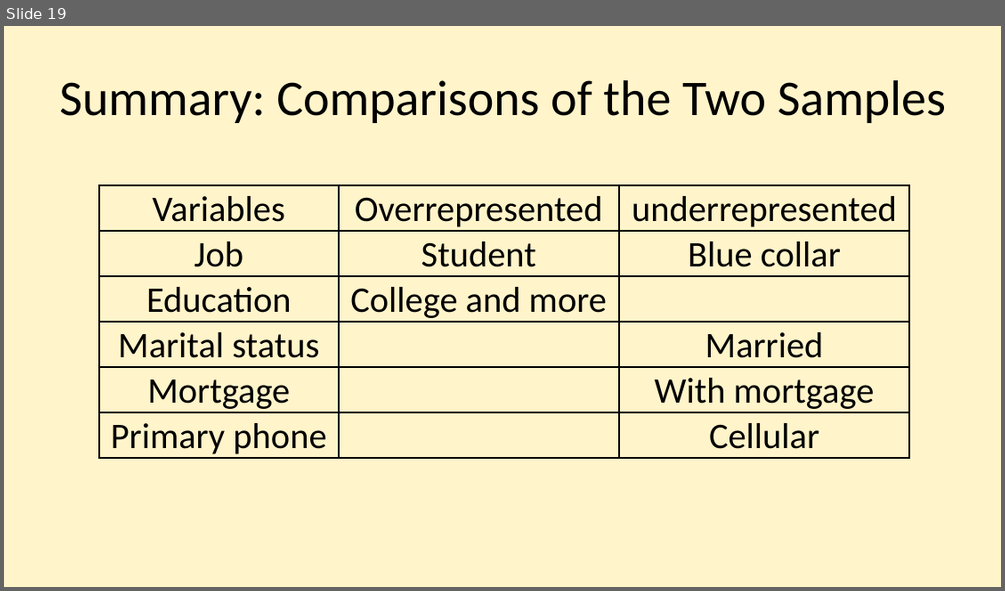
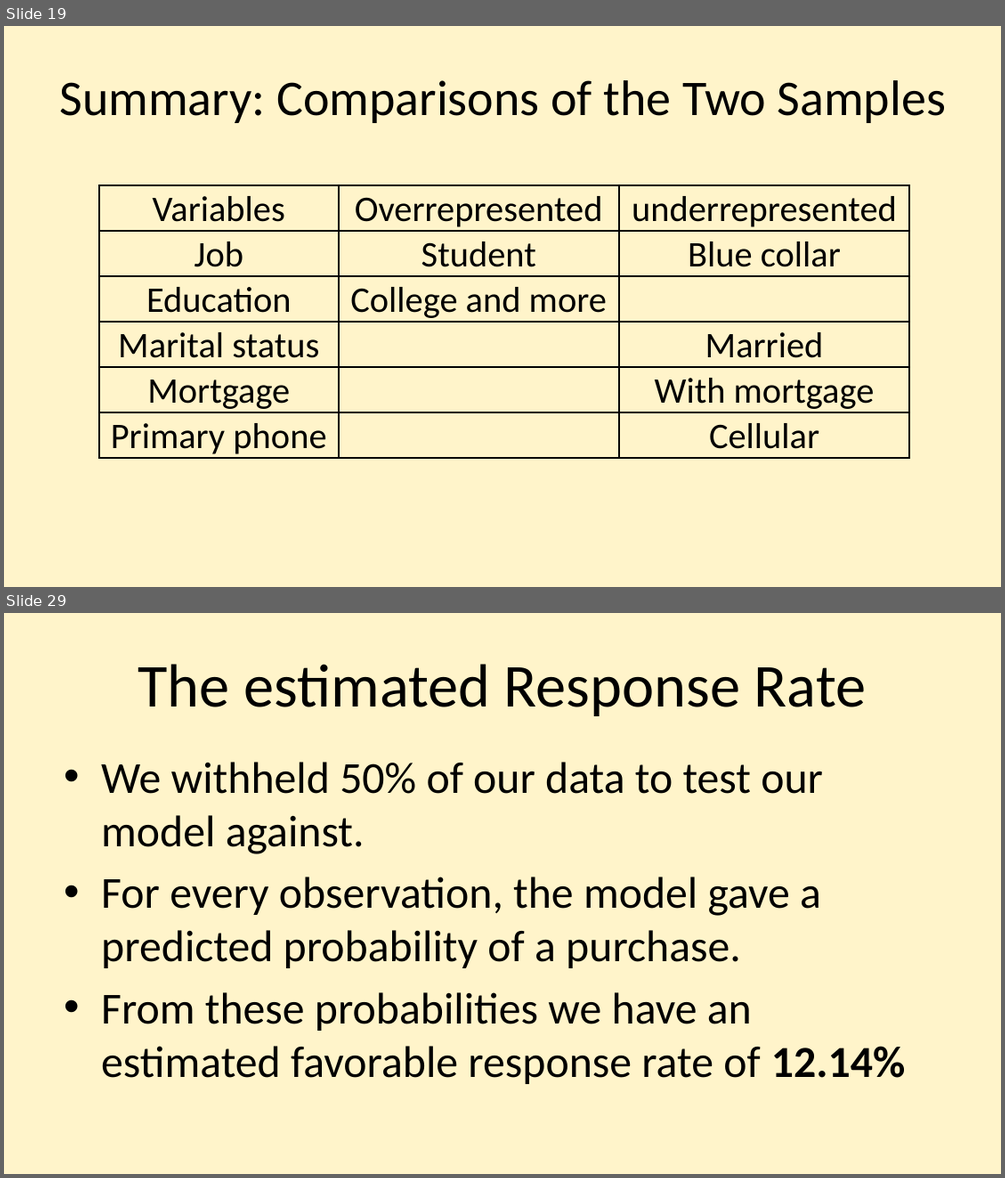
Before and after one commit to njmobley/Practicum-2, a slide deck: Practicum 2 presentation Nijia.pptx. Shown one above the other, each under a label of ours: slide 19 before the commit, slides 19 and 29 after it; the slides between them are not shown. The pictures are 1005x591 and 1005x1178 pixels, drawn with LibreOffice and Linux fonts; fonts in the diff are those of the drawing. Boxes give left, top, right and bottom in pixels: in the first picture for what was removed or moved away, otherwise in the second. Text is boxed around its words. In the diff, an @@ line names an element or a change of style, - is before the commit and + after.

```diff
--- a/Practicum 2 presentation Nijia.pptx
+++ b/Practicum 2 presentation Nijia.pptx
@@ slide 29 added at (4, 613, 1001, 1174), background #FFF4CA @@
@@ title added at (138, 664, 866, 716), 44 pt, text #000000 @@
+The estimated Response Rate
@@ text added at (101, 762, 905, 1084), 32 pt, text #000000 @@
+• We withheld 50% of our data to test our model against.
+• For every observation, the model gave a predicted probability of a purchase.
+• From these probabilities we have an estimated favorable response rate of 12.14%
```
Also in this commit, not shown: 11 other slides added.
